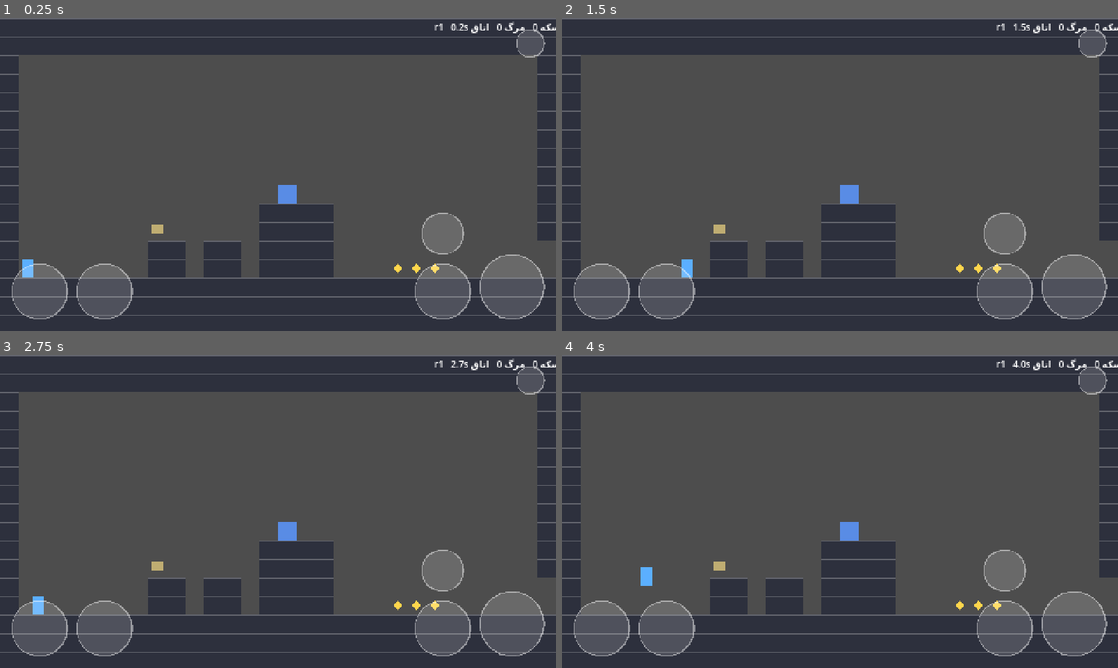
Above: before the commit, frames 1-4 (two rows, left to right).
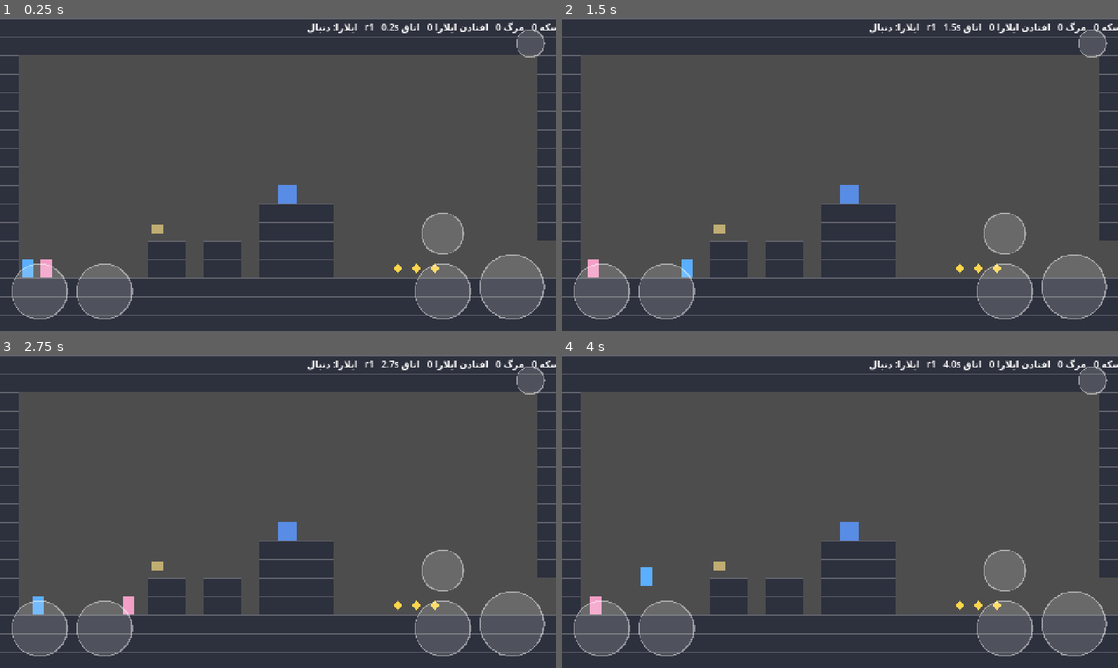
Above: after the commit, the same moments.

Repository: mojtaba-pourasghar/two-skies
Game: Godot game, scene res://scenes/boot.tscn
Two runs of this game, one before a commit and one after it. Both use one fixed random seed, a clock stepped at 60 frames per second and the inputs below.
Inputs (mouse positions are in pixels of both pictures, inside the frame that each line leads up to):
- Up to frame 1 (0.25 s): no input
- Up to frame 2 (1.5 s): tap Enter at 0.5 s; move the mouse to (962, 158) at 0.52 s; hold D (move_right) 0.53-1.25 s; hold K (action) 0.53-1.25 s; click (962, 158) at 0.67 s; tap Space (jump) at 0.77, 1.07 s; tap L (companion) at 0.8 s; drag from (728, 190) to (962, 268) at 1.27 s
- Up to frame 3 (2.75 s): move the mouse to (333, 442) at 2.02 s; hold A (move_left) from 2.03 s (still down); hold Space (jump) from 2.03 s (still down); click (333, 442) at 2.17 s; tap K (action) at 2.3 s
- Up to frame 4 (4 s): release A (move_left) at 2.75 s; release Space (jump) at 2.75 s; drag from (812, 574) to (979, 605) at 2.77 s; move the mouse to (1006, 558) at 3.52 s; hold D (move_right) from 3.53 s (still down); hold L (companion) from 3.53 s (still down); click (1006, 558) at 3.67 s; tap Space (jump) at 3.77, 3.8 s

The runs differ from the first frame. In frame 1, 0.6% of the frame differs, in the area x 7-100%, y 1-83%; in frame 2, 0.6%; in frame 3, 0.6%; in frame 4, 0.6%.

Commit message:
step-3: ایلارا، دنبال کردن ۴۸ فریمی و قانون همراهی
- actors/ilara/ilara.gd: ثابت‌های خودش (۱۰۵ / -۲۹۰)، بدون دش و دیوارپرش،
  دنبال کردن روی موقعیت ثبت‌شدهٔ کایرو با تأخیر ۴۸ فریم (D-013)،
  teleport با فاصلهٔ >۱۲ کاشی یا گیر ۲ ثانیه‌ای (D-015)، بمان/بیا با آیکون ⏸
- scenes/game.gd: مرگ ایلارا = شکست مرحله با شمارندهٔ جدا و بی‌رنگ شدن ۰٫۲ ثانیه،
  دکمهٔ همراه (ضربه = بیا، نگه‌داشتن ۰٫۳s = بمان)
- tools/check_sources.py: نگهبان کاراکتر نامرئی کنترل جهت (D-014)
- tools/run_tests.sh: اجراکنندهٔ همهٔ آزمون‌ها با خروجی در فایل
- tools/tests/test_companion.gd: ۱۶ سنجه، همه قبول

Co-Authored-By: Claude Opus 5 <noreply@anthropic.com>
Claude-Session: https://claude.ai/code/session_01TYtLdDSGR4VUcCLdkA377W

Diff:
--- /dev/null
+++ b/game/actors/ilara/ilara.gd
@@ -0,0 +1,162 @@
+## ایلارا — همراه کایرو در فصل ۱ (docs/02_godot_spec.md §۵، «قانون همراهی» سند ۰۱)
+##
+## یک CharacterBody2D مستقل با همان فیزیک کایرو ولی ثابت‌های خودش:
+## RUN_SPEED ۱۰۵، JUMP_VELOCITY −۲۹۰، بدون دش و بدون پرش دیواری (در فصل ۱).
+##
+## دنبال کردن: ورودی‌های ثبت‌شدهٔ کایرو را با تأخیر ۴۸ فریم (۰٫۸ ثانیه) بازپخش می‌کند.
+## بازیکن مستقیم او را کنترل نمی‌کند. تأخیر بر حسب **فریم** است نه ثانیه، تا بازپخش
+## کاملاً تکرارپذیر باشد (معیار پذیرش سند ۰۵).
+##
+## ایلارا خودش خطر را تشخیص نمی‌دهد و از لبه نمی‌پرد مگر مسیر کایرو را بازپخش کند (§۵).
+class_name Ilara
+extends PlatformActor
+
+enum Mode { FOLLOW, STAY }
+
+signal teleported
+signal mode_changed(mode: Mode)
+
+## تأخیر دنبال کردن: ۰٫۸ ثانیه = ۴۸ فریم در ۶۰ تیک (§۵)
+const FOLLOW_DELAY_FRAMES: int = 48
+## اگر فاصلهٔ افقی از این بیشتر شود، کنار کایرو ظاهر می‌شود (§۵)
+const MAX_H_DISTANCE_TILES: float = 12.0
+## اگر این مدت بدون پیشرفت گیر کند، کنار کایرو ظاهر می‌شود (§۵)
+const STUCK_SECONDS: float = 2.0
+## جعبهٔ آسیب ایلارا ۱۰×۱۴ و ۱ جان (§۵)
+const HURTBOX := Vector2(10, 14)
+
+var mode: Mode = Mode.FOLLOW
+var kairo: Kairo = null
+
+var _stay_icon: Label
+var _replay := {"x": 0.0, "jump": false, "jump_held": false, "action": false}
+
+
+func _ready() -> void:
+	actor_name = "ilara"
+	# فصل ۱: ایلارا نه دش دارد نه پرش دیواری (§۵)
+	can_wall_jump = false
+	can_dash = false
+	super()
+	add_to_group("ilara")
+	collision_layer = Layers.ILARA
+	collision_mask = Layers.GROUND
+	_build_stay_icon()
+
+
+func _sync_constants() -> void:
+	run_speed = KairoConst.ILARA_RUN_SPEED
+	jump_velocity = KairoConst.ILARA_JUMP_VELOCITY
+
+
+func _build_stay_icon() -> void:
+	_stay_icon = Label.new()
+	_stay_icon.text = "⏸"
+	_stay_icon.add_theme_font_size_override("font_size", 10)
+	_stay_icon.position = Vector2(-5, -24)
+	_stay_icon.visible = false
+	add_child(_stay_icon)
+
+
+## ورودی ایلارا از رکورد ۴۸ فریم قبلِ کایرو ساخته می‌شود.
+##
+## §۵ می‌گوید «موقعیت کایرو در هر فریم در یک صف ذخیره می‌شود؛ ایلارا با تأخیر
+## ۰٫۸ ثانیه همان **مسیر** و همان **ورودی‌های پرش** را بازپخش می‌کند».
+## پس جهت افقی از اختلاف با موقعیت ثبت‌شده می‌آید، نه از ورودی خام کایرو
+## (DECISIONS.md: D-013). دلیلش این است که سرعت ایلارا ۱۰۵ است و کایرو ۱۲۰:
+## با بازپخش خام ورودی، او هر فریم کمی عقب می‌افتد، انحراف جمع می‌شود و در
+## پرش‌های تنگ به چاله می‌افتد — که طبق قانون همراهی یعنی شکست مرحله.
+## با بسته شدن به موقعیت، روی رد پای کایرو می‌ماند و انحراف خودش را جبران می‌کند.
+func _gather_input() -> Dictionary:
+	var idle := {"x": 0.0, "jump": false, "jump_held": false, "action": false}
+	if mode == Mode.STAY or kairo == null:
+		return idle
+	var rec = kairo.history_at(FOLLOW_DELAY_FRAMES)
+	if rec == null:
+		# صف هنوز پر نشده (ابتدای اتاق): ایلارا می‌ایستد
+		return idle
+
+	var target: Vector2 = rec["pos"]
+	var dx: float = target.x - global_position.x
+	# ناحیهٔ بی‌اثر نیم کاشی، تا کنار کایرو نلرزد
+	var x_in := 0.0
+	if absf(dx) > float(KairoConst.TILE) * 0.5:
+		x_in = clampf(dx / float(KairoConst.TILE), -1.0, 1.0)
+		x_in = signf(x_in)
+
+	var jump: bool = bool(rec["jump"])
+	var jump_held: bool = bool(rec["jump_held"])
+
+	# اگر از عقب‌افتادن، پرشِ ثبت‌شده را از دست داده باشد: وقتی روی زمین است و
+	# هدف بیش از سه‌چهارم کاشی بالاتر و افقاً نزدیک است، خودش می‌پرد.
+	# این «تشخیص خطر» نیست (که §۵ منع می‌کند)، فقط جبران تأخیر روی همان مسیر است.
+	if not jump and is_on_floor():
+		if target.y < global_position.y - float(KairoConst.TILE) * 0.75 				and absf(dx) < float(KairoConst.TILE) * 2.0:
+			jump = true
+			jump_held = true
+
+	return {"x": x_in, "jump": jump, "jump_held": jump_held, "action": false}
+
+
+func _physics_process(delta: float) -> void:
+	super(delta)
+	if mode == Mode.FOLLOW and kairo != null and state != State.DEAD:
+		_check_rescue()
+
+
+## دو شرط §۵ برای ظاهر شدن کنار کایرو: فاصلهٔ افقی بیش از ۱۲ کاشی، یا گیر کردن ۲ ثانیه‌ای.
+func _check_rescue() -> void:
+	var dx := absf(global_position.x - kairo.global_position.x)
+	if dx > MAX_H_DISTANCE_TILES * float(KairoConst.TILE):
+		teleport_to_kairo()
+		return
+	# «بدون پیشرفت» فقط وقتی معنی دارد که کایرو در حرکت باشد؛ وگرنه ایستادن
+	# هر دو نفر به‌غلط گیر کردن شمرده می‌شود.
+	if stuck_seconds() >= STUCK_SECONDS and absf(kairo.velocity.x) > 5.0:
+		teleport_to_kairo()
+
+
+## ظاهر شدن کنار کایرو با افکت ذره (§۵)
+func teleport_to_kairo() -> void:
+	if kairo == null:
+		return
+	global_position = kairo.global_position + Vector2(-float(KairoConst.TILE), 0.0)
+	velocity = Vector2.ZERO
+	_reset_stuck()
+	teleported.emit()
+	Audio.play_sfx("ilara_teleport")
+
+
+func _reset_stuck() -> void:
+	_stuck_frames = 0
+	_last_x = global_position.x
+
+
+## دستور «بمان» — نگه‌داشتن دکمهٔ همراه ۰٫۳ ثانیه (§۵).
+## در حالت بمان سپر محافظ ندارد، و فقط در جای امن معنی دارد (سند ۰۱).
+func command_stay() -> void:
+	if mode == Mode.STAY:
+		return
+	mode = Mode.STAY
+	_stay_icon.visible = true
+	velocity.x = 0.0
+	mode_changed.emit(mode)
+	EventBus.companion_command.emit("stay")
+
+
+## دستور «بیا» — یک ضربه (§۵)
+func command_come() -> void:
+	if mode == Mode.FOLLOW:
+		return
+	mode = Mode.FOLLOW
+	_stay_icon.visible = false
+	_reset_stuck()
+	mode_changed.emit(mode)
+	EventBus.companion_command.emit("come")
+
+
+func reset_to(pos: Vector2) -> void:
+	super(pos)
+	mode = Mode.FOLLOW
+	if _stay_icon != null:
+		_stay_icon.visible = false
--- /dev/null
+++ b/game/actors/ilara/ilara.tscn
@@ -0,0 +1,20 @@
+[gd_scene load_steps=3 format=3]
+
+[ext_resource type="Script" path="res://actors/ilara/ilara.gd" id="1_ilara"]
+
+[sub_resource type="RectangleShape2D" id="Rect_body_i"]
+size = Vector2(10, 16)
+
+[node name="Ilara" type="CharacterBody2D"]
+collision_layer = 4
+collision_mask = 1
+floor_snap_length = 2.0
+script = ExtResource("1_ilara")
+actor_name = "ilara"
+
+[node name="Body" type="CollisionShape2D" parent="."]
+shape = SubResource("Rect_body_i")
+
+[node name="Placeholder" type="Polygon2D" parent="."]
+color = Color(0.95, 0.62, 0.78, 1)
+polygon = PackedVector2Array(-5, -8, 5, -8, 5, 8, -5, 8)
--- a/game/scenes/game.gd
+++ b/game/scenes/game.gd
@@ -10,10 +10,16 @@
 
 @export var level_path: String = "res://levels/data/test_room.json"
 
+## نگه‌داشتن دکمهٔ همراه این‌قدر = «بمان»؛ کوتاه‌تر = «بیا» (§۵)
+const COMPANION_HOLD: float = 0.3
+
 var level: Dictionary = {}
 var room: Room = null
 var kairo: Kairo = null
-var ilara: Node2D = null
+var ilara: Ilara = null
+
+var _companion_held: float = 0.0
+var _companion_fired: bool = false
 
 var current_room_id: String = ""
 var checkpoint_room: String = ""
@@ -80,6 +86,15 @@
 	kairo.respawn_ready.connect(_on_respawn)
 	kairo.died.connect(_on_death)
 
+	if not bool(level.get("companion", false)):
+		return
+	ilara = load("res://actors/ilara/ilara.tscn").instantiate()
+	add_child(ilara)
+	ilara.kairo = kairo
+	# مرگ ایلارا = شکست مرحله (§۵ و «قانون همراهی» سند ۰۱).
+	# شمارندهٔ «افتادن ایلارا» جدا نگه داشته می‌شود و در رتبه شمرده نمی‌شود.
+	ilara.died.connect(_on_ilara_died)
+
 
 ## ----- گذار اتاق -----
 
@@ -119,9 +134,13 @@
 	else:
 		pos = _entry_position(_entry_side, _entry_row)
 	kairo.reset_to(pos)
-	if ilara != null and ilara.has_method("reset_to"):
-		var ipos: Vector2 = room.ilara_start if _entry_side == "" and room.ilara_start != Vector2.ZERO else pos
-		ilara.call("reset_to", ipos)
+	if ilara == null:
+		return
+	# در ابتدای مرحله ایلارا سر جای نماد P می‌نشیند؛ هنگام گذار اتاق کنار کایرو.
+	var ipos := pos
+	if _entry_side == "" and room.ilara_start != Vector2.ZERO:
+		ipos = room.ilara_start
+	ilara.reset_to(ipos)
 
 
 ## `exit_side` سمتی است که بازیکن از اتاق قبلی **بیرون** رفته؛ پس در اتاق تازه
@@ -192,10 +211,30 @@
 	_place_actors_on_entry()
 
 
+## مرگ ایلارا شروع دوبارهٔ همان اتاق نیست؛ کل مرحله از اول (یا از چک‌پوینت).
+func _on_ilara_died() -> void:
+	ilara_falls += 1
+	Audio.play_sfx("ilara_death")
+	# «موسیقی قطع می‌شود، صفحه ۰٫۲ ثانیه بی‌رنگ می‌شود، کایرو فریاد می‌زند» (سند ۰۱)
+	_flash_desaturate()
+	await get_tree().create_timer(KairoConst.RESPAWN_TIME).timeout
+	restart_level_from_companion_death()
+
+
+func _flash_desaturate() -> void:
+	var rect := ColorRect.new()
+	rect.color = Color(0.6, 0.6, 0.6, 0.55)
+	rect.set_anchors_preset(Control.PRESET_FULL_RECT)
+	rect.mouse_filter = Control.MOUSE_FILTER_IGNORE
+	_hud.add_child(rect)
+	var tw := create_tween()
+	tw.tween_property(rect, "color:a", 0.0, 0.2)
+	tw.tween_callback(rect.queue_free)
+
+
 ## مرگ ایلارا = شکست مرحله: مرحله از ابتدا شروع می‌شود (§۵ و «قانون همراهی» سند ۰۱).
 ## استثنا: اگر چک‌پوینت گرفته شده باشد، از آخرین چک‌پوینت.
 func restart_level_from_companion_death() -> void:
-	ilara_falls += 1
 	coins_banked = 0
 	gems_banked.clear()
 	pages_banked.clear()
@@ -273,7 +312,24 @@
 func _process(delta: float) -> void:
 	if not finished and not level.is_empty():
 		elapsed += delta
+	_poll_companion_button(delta)
 	_update_hud()
+
+
+## دکمهٔ همراه: یک ضربه = «بیا»، نگه‌داشتن ۰٫۳ ثانیه = «بمان» (§۵)
+func _poll_companion_button(delta: float) -> void:
+	if ilara == null:
+		return
+	if Input.is_action_pressed("companion"):
+		_companion_held += delta
+		if not _companion_fired and _companion_held >= COMPANION_HOLD:
+			_companion_fired = true
+			ilara.command_stay()
+	elif _companion_held > 0.0:
+		if not _companion_fired:
+			ilara.command_come()
+		_companion_held = 0.0
+		_companion_fired = false
 
 
 ## ----- HUD (§۱۳) -----
@@ -292,7 +348,10 @@
 	if _hud_label == null or level.is_empty():
 		return
 	# چیدمان نهایی HUD (سکه بالا چپ، شمارندهٔ مرگ بالا وسط، توقف بالا راست) در گام ۵
-	_hud_label.text = "سکه %d   مرگ %d   اتاق %s   %0.1fs" % [
+	var mode_txt := ""
+	if ilara != null:
+		mode_txt = "   ایلارا: %s" % ("بمان" if ilara.mode == Ilara.Mode.STAY else "دنبال")
+	_hud_label.text = "سکه %d   مرگ %d   افتادن ایلارا %d   اتاق %s   %0.1fs%s" % [
 		coins_banked + (int(room.collected()["coins"]) if room != null else 0),
-		deaths, current_room_id, elapsed,
+		deaths, ilara_falls, current_room_id, elapsed, mode_txt,
 	]
--- /dev/null
+++ b/game/tools/tests/test_companion.gd
@@ -0,0 +1,198 @@
+## آزمون ایلارا و قانون همراهی — گام ۳
+##
+##   godot --headless res://tools/tests/test_companion.tscn
+extends Node2D
+
+const TILE: int = 16
+const FLOOR_ROW: int = 14
+
+var _kairo: Kairo
+var _ilara: Ilara
+var _failures: Array[String] = []
+var _checks: int = 0
+
+
+func _ready() -> void:
+	_build_world()
+	_kairo = load("res://actors/kairo/kairo.tscn").instantiate()
+	add_child(_kairo)
+	_ilara = load("res://actors/ilara/ilara.tscn").instantiate()
+	add_child(_ilara)
+	_ilara.kairo = _kairo
+	await get_tree().physics_frame
+	await _run_all()
+	_report()
+
+
+func _build_world() -> void:
+	var body := StaticBody2D.new()
+	body.collision_layer = Layers.GROUND
+	body.collision_mask = 0
+	add_child(body)
+	var cs := CollisionShape2D.new()
+	var r := RectangleShape2D.new()
+	r.size = Vector2(60 * TILE, 3 * TILE)
+	cs.shape = r
+	cs.position = Vector2(30 * TILE, (FLOOR_ROW + 1.5) * TILE)
+	body.add_child(cs)
+
+
+func _floor_y() -> float:
+	return float(FLOOR_ROW * TILE) - KairoConst.HITBOX.y * 0.5
+
+
+func _reset(col: float) -> void:
+	for a in ["move_left", "move_right", "jump", "action", "companion"]:
+		Input.action_release(a)
+	_kairo.reset_to(Vector2(col * TILE, _floor_y()))
+	_ilara.reset_to(Vector2(col * TILE, _floor_y()))
+	for i in 6:
+		await get_tree().physics_frame
+
+
+func _step(n: int) -> void:
+	for i in n:
+		await get_tree().physics_frame
+
+
+func _check(label: String, ok: bool, detail: String = "") -> void:
+	_checks += 1
+	if ok:
+		print("  ✔ %s %s" % [label, detail])
+	else:
+		_failures.append("%s %s" % [label, detail])
+		print("  ✘ %s %s" % [label, detail])
+
+
+func _run_all() -> void:
+	print("— آزمون قانون همراهی —")
+	await _test_constants()
+	await _test_follow_delay()
+	await _test_follows_path()
+	await _test_stay_and_come()
+	await _test_teleport_on_distance()
+	await _test_no_dash_no_walljump()
+	await _test_replay_determinism()
+
+
+## ثابت‌های خودش را دارد، نه ثابت‌های کایرو (§۵)
+func _test_constants() -> void:
+	_check("سرعت دویدن ایلارا ۱۰۵", is_equal_approx(_ilara.run_speed, 105.0),
+		"= %.0f (کایرو %.0f)" % [_ilara.run_speed, _kairo.run_speed])
+	_check("پرش ایلارا −۲۹۰", is_equal_approx(_ilara.jump_velocity, -290.0),
+		"= %.0f (کایرو %.0f)" % [_ilara.jump_velocity, _kairo.jump_velocity])
+
+
+## تأخیر ۴۸ فریم: تا پر شدن صف، ایلارا تکان نمی‌خورد
+func _test_follow_delay() -> void:
+	await _reset(4)
+	var ilara_x0 := _ilara.global_position.x
+	Input.action_press("move_right")
+	await _step(40)
+	var early_dx := absf(_ilara.global_position.x - ilara_x0)
+	await _step(40)
+	var later_dx := absf(_ilara.global_position.x - ilara_x0)
+	Input.action_release("move_right")
+	_check("تا پر شدن صف ۴۸ فریمی حرکت نمی‌کند", early_dx <= 2.0,
+		"(جابه‌جایی پس از ۴۰ فریم = %.1f px)" % early_dx)
+	_check("پس از تأخیر دنبال می‌کند", later_dx > 8.0,
+		"(جابه‌جایی پس از ۸۰ فریم = %.1f px)" % later_dx)
+
+
+## روی رد پای کایرو می‌ماند و پشت سر او است
+func _test_follows_path() -> void:
+	await _reset(4)
+	Input.action_press("move_right")
+	await _step(150)
+	var dx := _kairo.global_position.x - _ilara.global_position.x
+	Input.action_release("move_right")
+	await _step(60)
+	_check("پشت سر کایرو می‌ماند", dx > 0.0, "= %.0f px عقب‌تر" % dx)
+	_check("فاصله کمتر از ۱۲ کاشی می‌ماند", dx < 12.0 * TILE,
+		"= %.1f کاشی" % (dx / TILE))
+	_check("روی همان ارتفاع می‌ماند",
+		absf(_kairo.global_position.y - _ilara.global_position.y) < TILE,
+		"= %.1f px" % absf(_kairo.global_position.y - _ilara.global_position.y))
+
+
+## «بمان» با نگه‌داشتن، «بیا» با یک ضربه (§۵)
+func _test_stay_and_come() -> void:
+	await _reset(4)
+	_ilara.command_stay()
+	_check("حالت بمان", _ilara.mode == Ilara.Mode.STAY, "")
+	var x_at_stay := _ilara.global_position.x
+	Input.action_press("move_right")
+	await _step(120)
+	Input.action_release("move_right")
+	var stayed := absf(_ilara.global_position.x - x_at_stay) < 2.0
+	_check("در حالت بمان همان‌جا می‌ماند", stayed,
+		"(جابه‌جایی %.1f px)" % absf(_ilara.global_position.x - x_at_stay))
+	_ilara.command_come()
+	_check("حالت بیا", _ilara.mode == Ilara.Mode.FOLLOW, "")
+
+
+## فاصلهٔ افقی بیش از ۱۲ کاشی → ظاهر شدن کنار کایرو (§۵)
+func _test_teleport_on_distance() -> void:
+	await _reset(4)
+	# lambda در GDScript متغیر محلی را **کپی** می‌گیرد، پس شمارنده در یک آرایه
+	# نگه داشته می‌شود تا با ارجاع تغییر کند.
+	var teleports := [0]
+	_ilara.teleported.connect(func(): teleports[0] += 1)
+	_ilara.command_stay()
+	# کایرو دور می‌شود در حالی که ایلارا ایستاده
+	Input.action_press("move_right")
+	await _step(200)
+	Input.action_release("move_right")
+	var far := absf(_kairo.global_position.x - _ilara.global_position.x)
+	_check("در حالت بمان teleport نمی‌شود", teleports[0] == 0,
+		"(فاصله %.1f کاشی)" % (far / TILE))
+	# حالا «بیا»: فاصله بیش از ۱۲ کاشی است، پس باید کنار کایرو ظاهر شود
+	_ilara.command_come()
+	await _step(5)
+	var near := absf(_kairo.global_position.x - _ilara.global_position.x)
+	_check("با فاصلهٔ بیش از ۱۲ کاشی کنار کایرو ظاهر می‌شود",
+		teleports[0] >= 1 and near <= 2.0 * TILE,
+		"(teleport=%d، فاصلهٔ تازه %.1f کاشی)" % [teleports[0], near / TILE])
+
+
+## در فصل ۱ نه دش دارد نه پرش دیواری (§۵)
+func _test_no_dash_no_walljump() -> void:
+	GameState.unlock_tool("wall_jump")
+	GameState.unlock_tool("dash")
+	_kairo._refresh_tools()
+	_check("ایلارا دش ندارد", not _ilara.can_dash, "")
+	_check("ایلارا پرش دیواری ندارد", not _ilara.can_wall_jump, "")
+	_check("کایرو هر دو را دارد", _kairo.can_dash and _kairo.can_wall_jump, "")
+
+
+## بازپخش باید کاملاً تکرارپذیر باشد (معیار پذیرش سند ۰۵)
+func _test_replay_determinism() -> void:
+	var results: Array[Vector2] = []
+	for trial in 10:
+		await _reset(4)
+		Input.action_press("move_right")
+		await _step(60)
+		Input.action_press("jump")
+		await _step(8)
+		Input.action_release("jump")
+		await _step(80)
+		Input.action_release("move_right")
+		await _step(20)
+		results.append(_ilara.global_position.round())
+	var same := true
+	for r in results:
+		if not r.is_equal_approx(results[0]):
+			same = false
+	_check("تکرارپذیری بازپخش ایلارا در ۱۰ اجرا", same, "= %s" % str(results[0]))
+
+
+func _report() -> void:
+	print("")
+	if _failures.is_empty():
+		print("همهٔ %d سنجه قبول شد." % _checks)
+		get_tree().quit(0)
+	else:
+		print("%d از %d سنجه رد شد:" % [_failures.size(), _checks])
+		for f in _failures:
+			print("  - %s" % f)
+		get_tree().quit(1)
--- /dev/null
+++ b/game/tools/tests/test_companion.tscn
@@ -0,0 +1,6 @@
+[gd_scene load_steps=2 format=3]
+
+[ext_resource type="Script" path="res://tools/tests/test_companion.gd" id="1_tc"]
+
+[node name="TestCompanion" type="Node2D"]
+script = ExtResource("1_tc")
Not shown, added: game/actors/ilara/ilara.gd.uid
Not shown, added: game/tools/tests/test_companion.gd.uid
Not shown, changed: DECISIONS.md
Not shown, added: tools/run_tests.sh
